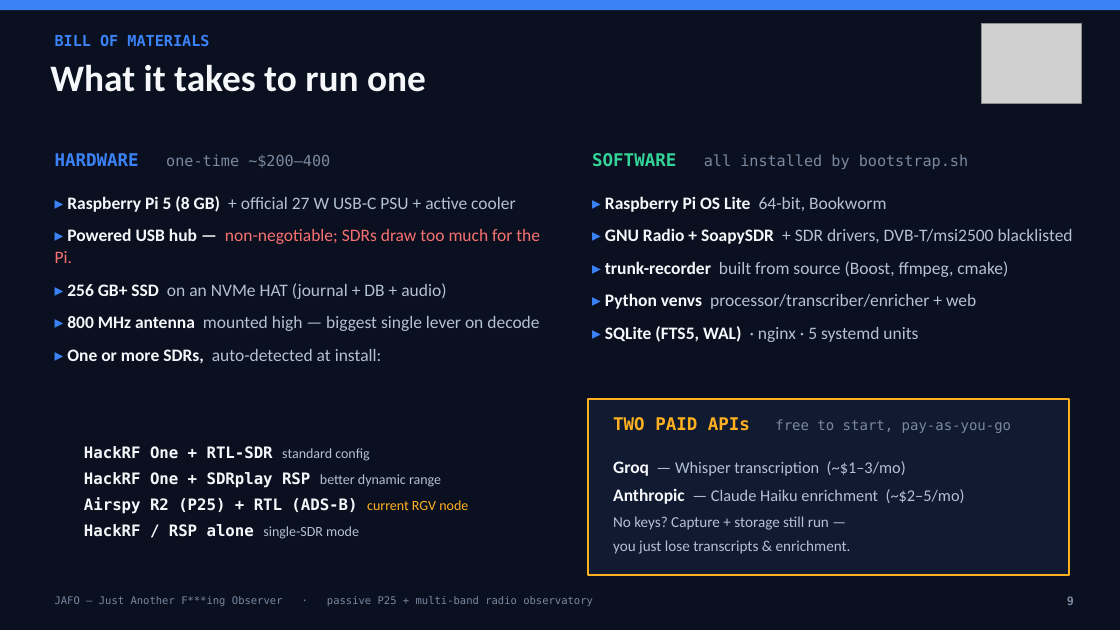
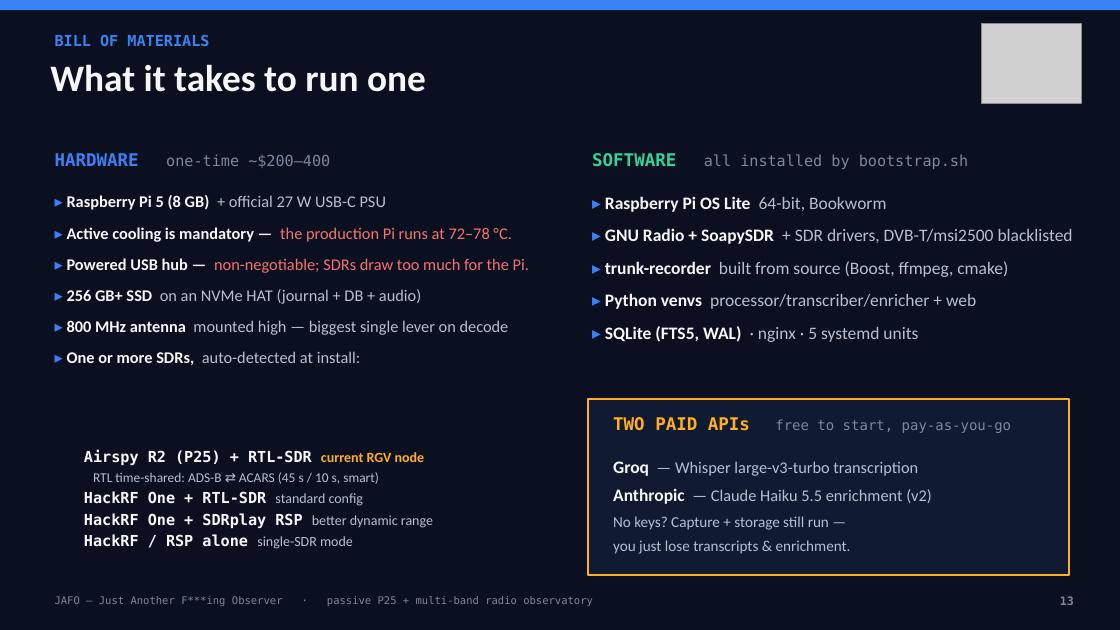
Before and after one commit to Drew-CodeRGV/jafo, a slide deck: slide 13 of jafo-overview.pptx (slide 9 before the commit). Drawn at 1120x630 pixels with LibreOffice and Linux fonts; fonts in the diff are those of the drawing; grey boxes stand for pictures. Boxes give left, top, right and bottom in pixels: in the first picture for what was removed or moved away, otherwise in the second. Text is boxed around its words. In the diff, an @@ line names an element or a change of style, - is before the commit and + after.

```diff
--- a/jafo-overview.pptx
+++ b/jafo-overview.pptx
@@ text at (67,195,511,242): text changed; size 15 to 14 pt; text colour #B4C0D4 to #F5F7FA @@
-▸ Raspberry Pi 5 (8 GB) + official 27 W USB-C PSU + active cooler
+▸ Raspberry Pi 5 (8 GB) + official 27 W USB-C PSU
+▸ Active cooling is mandatory — the production Pi runs at 72–78 °C.
@@ text at (67,258,529,365): size 15 to 14 pt in "▸ Powered USB hub — non-negotiable; SDRs ...", "▸ 256 GB+ SSD on an NVMe ...", "▸ 800 MHz antenna mounted high — ...", "▸ One or more SDRs, auto-detected at ..." @@
@@ text at (84,449,425,484): paragraphs added @@
+Airspy R2 (P25) + RTL-SDR current RGV node
+RTL time-shared: ADS-B ⇄ ACARS (45 s / 10 s, smart)
@@ text at (613,461,932,504): text changed @@
-Groq — Whisper transcription (~$1–3/mo)
-Anthropic — Claude Haiku enrichment (~$2–5/mo)
+Groq — Whisper large-v3-turbo transcription
+Anthropic — Claude Haiku 5.5 enrichment (v2)
@@ text at (84,497,468,514): paragraph removed @@
-Airspy R2 (P25) + RTL (ADS-B) current RGV node
@@ text at (84,491,433,549): size 13.5 to 13 pt in "HackRF One + RTL-SDR", "HackRF One + SDRplay RSP", "HackRF / RSP alone"; less space between paragraphs @@
@@ text at (1060,596,1074,605): text changed @@
-9
+13
```
Also in this commit, not shown: 12 other slides changed, 5 slides added, 1 slide removed, 27 other files.
